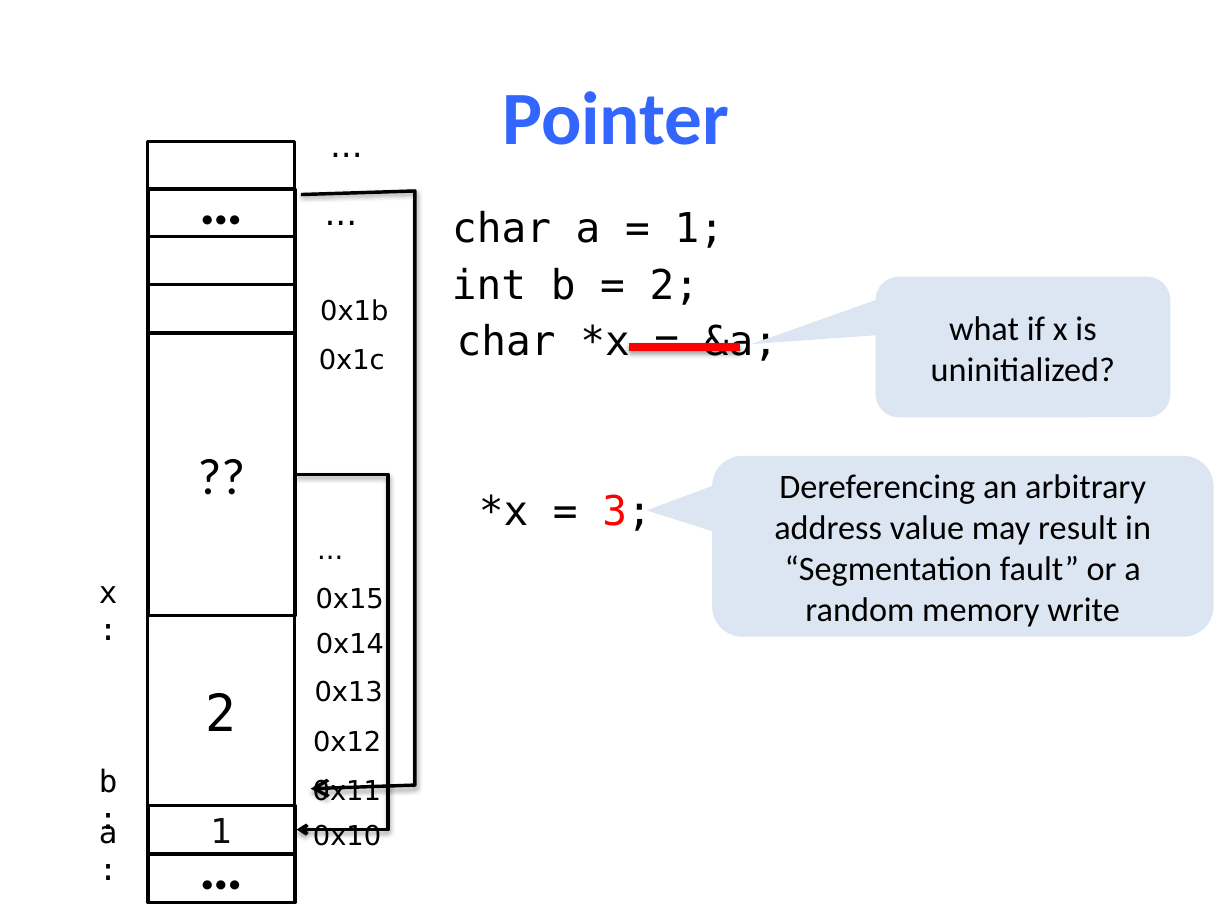
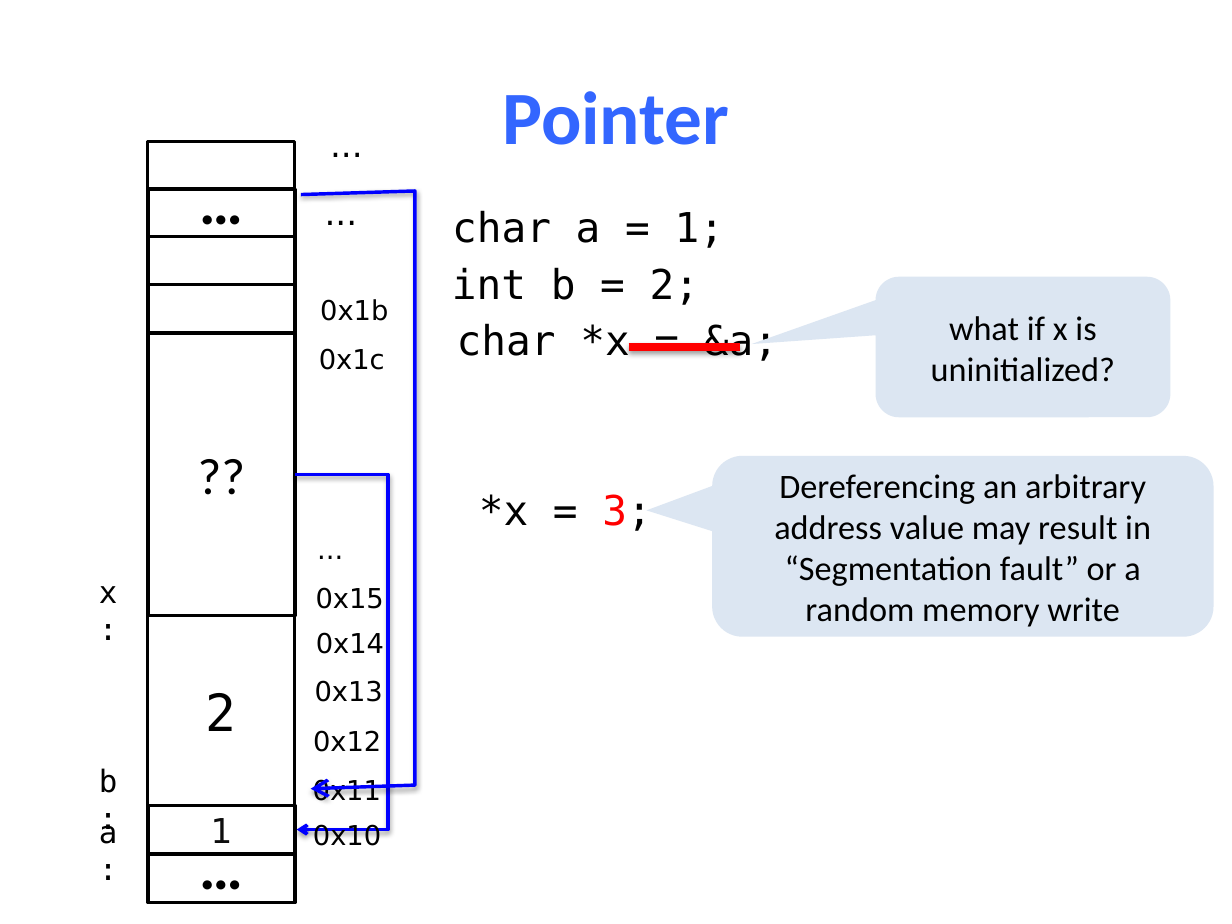
Before and after one commit to NYU-CSO/nyu-cso.github.io, a slide deck: slide 11 of notes/05-pointer_array.pptx (slide 9 before the commit). Drawn at 1232x924 pixels with LibreOffice and Linux fonts; fonts in the diff are those of the drawing. Boxes give left, top, right and bottom in pixels: in the first picture for what was removed or moved away, otherwise in the second. Text is boxed around its words. In the diff, an @@ line names an element or a change of style, - is before the commit and + after.

```diff
--- a/notes/05-pointer_array.pptx
+++ b/notes/05-pointer_array.pptx
@@ freeform shape at <box>301,191,415,788</box>: outline #000000 2 pt to #0000FF 2 pt @@
@@ elbow arrow (294, 474) - (297, 829): stroke #000000 2 pt to #0000FF 2 pt @@
```
Also in this commit, not shown: 9 other slides changed, 2 slides added, 1 other file.
